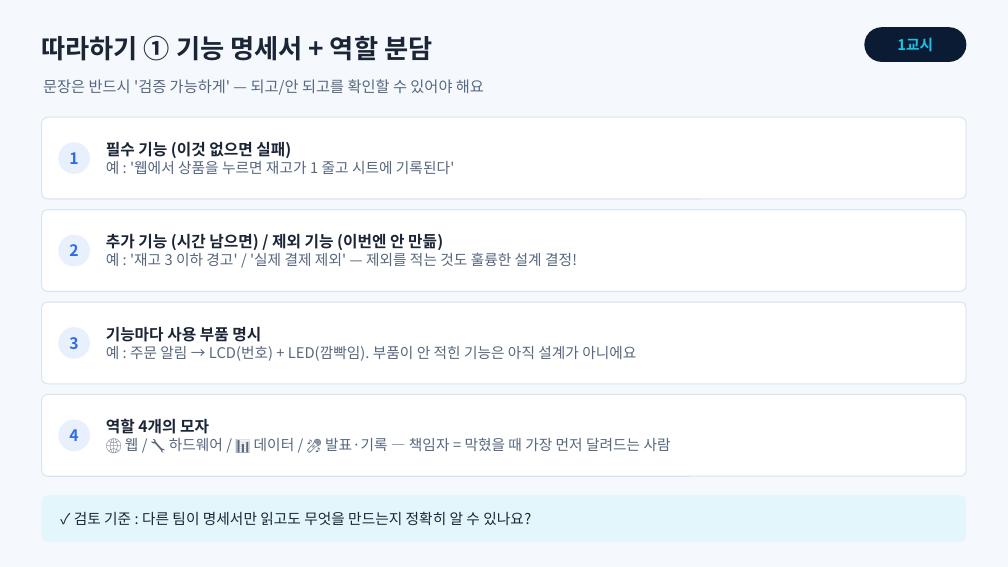
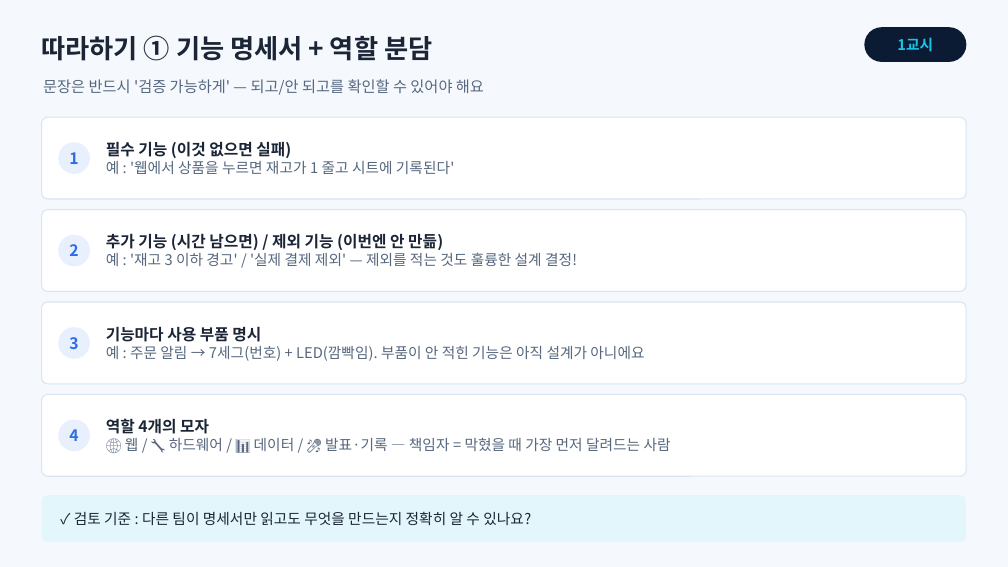
Before and after one commit to ralralra/eps32, a slide deck: slide 5 of esp32-class-projects/02_sessions/slides/5회차_팀프로젝트_기획.pptx. Drawn at 1008x567 pixels with LibreOffice and Linux fonts; fonts in the diff are those of the drawing. Boxes give left, top, right and bottom in pixels: in the first picture for what was removed or moved away, otherwise in the second. Text is boxed around its words. In the diff, an @@ line names an element or a change of style, - is before the commit and + after.

```diff
--- a/esp32-class-projects/02_sessions/slides/5회차_팀프로젝트_기획.pptx
+++ b/esp32-class-projects/02_sessions/slides/5회차_팀프로젝트_기획.pptx
@@ text at (106, 346, 644, 361): text changed @@
-예 : 주문 알림 → LCD(번호) + LED(깜빡임). 부품이 안 적힌 기능은 아직 설계가 아니에요
+예 : 주문 알림 → 7세그(번호) + LED(깜빡임). 부품이 안 적힌 기능은 아직 설계가 아니에요
```
Also in this commit, not shown: 1 other slide changed, 33 other files.
